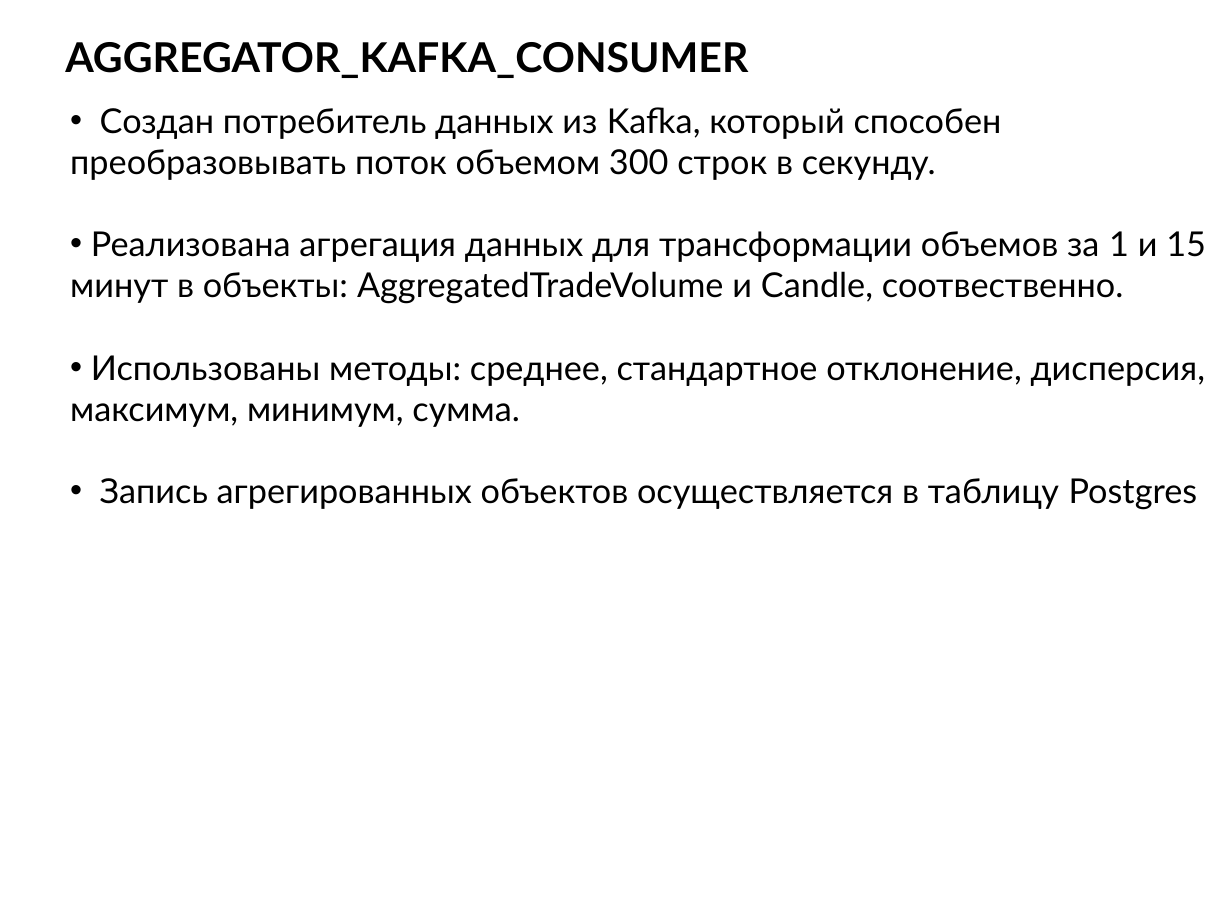
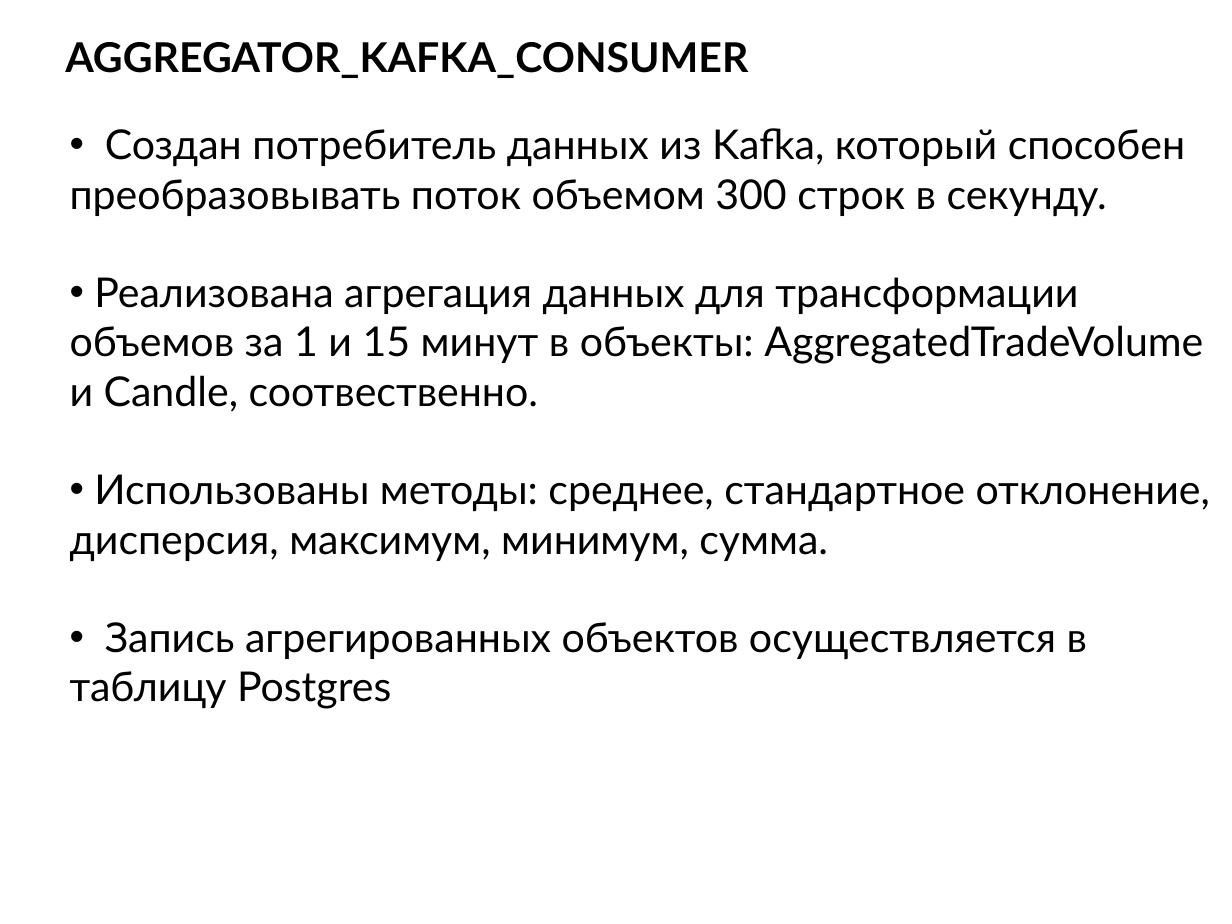
Before and after one commit to VSterkhov/CryptoCurrencyTrading_public, a slide deck: slide 8 of Netology_Презентация_Стерхов В.pptx (slide 7 before the commit). Drawn at 1232x924 pixels with LibreOffice and Linux fonts; fonts in the diff are those of the drawing. Boxes give left, top, right and bottom in pixels: in the first picture for what was removed or moved away, otherwise in the second. Text is boxed around its words. In the diff, an @@ line names an element or a change of style, - is before the commit and + after.

```diff
--- a/Netology_Презентация_Стерхов В.pptx
+++ b/Netology_Презентация_Стерхов В.pptx
@@ text "Создан потребитель данных из Kafka, ...": place and size @@
-text "Создан потребитель данных из Kafka, ..." at [70, 107, 1206, 510]
+text "Создан потребитель данных из Kafka, ..." at [70, 128, 1210, 709]
@@ text "Создан потребитель данных из Kafka, ..." at [70, 128, 1210, 709]: size 20 to 24 pt @@
```
Also in this commit, not shown: 1 other slide changed, 6 slides added, 1 other file.
